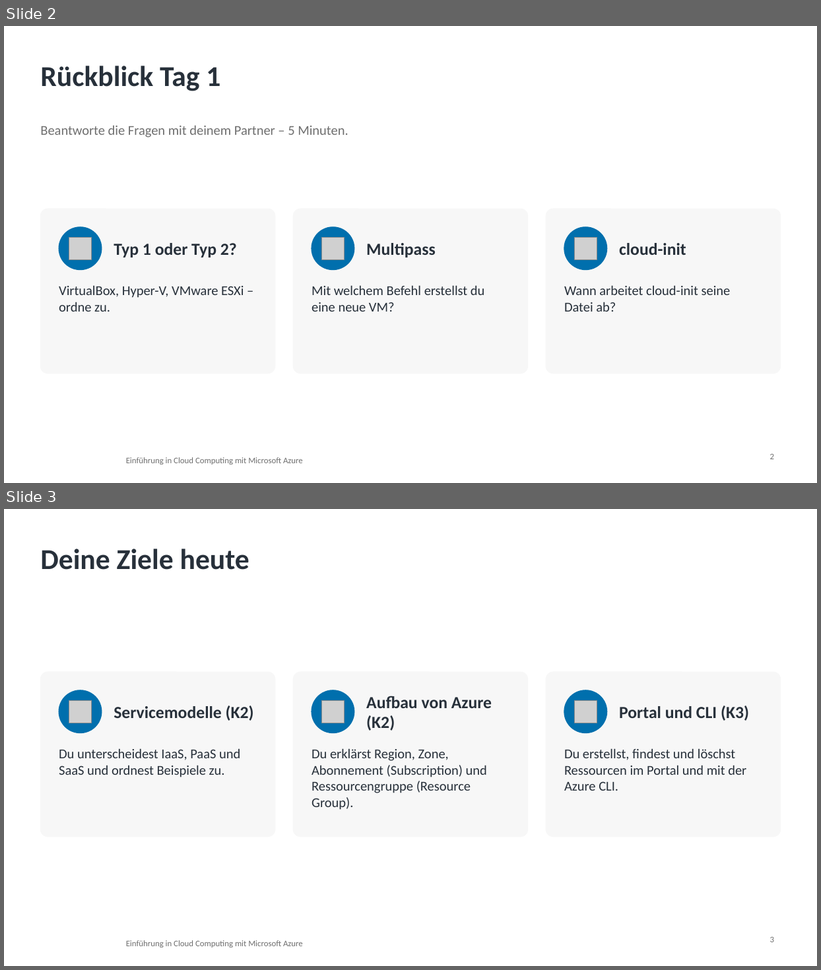
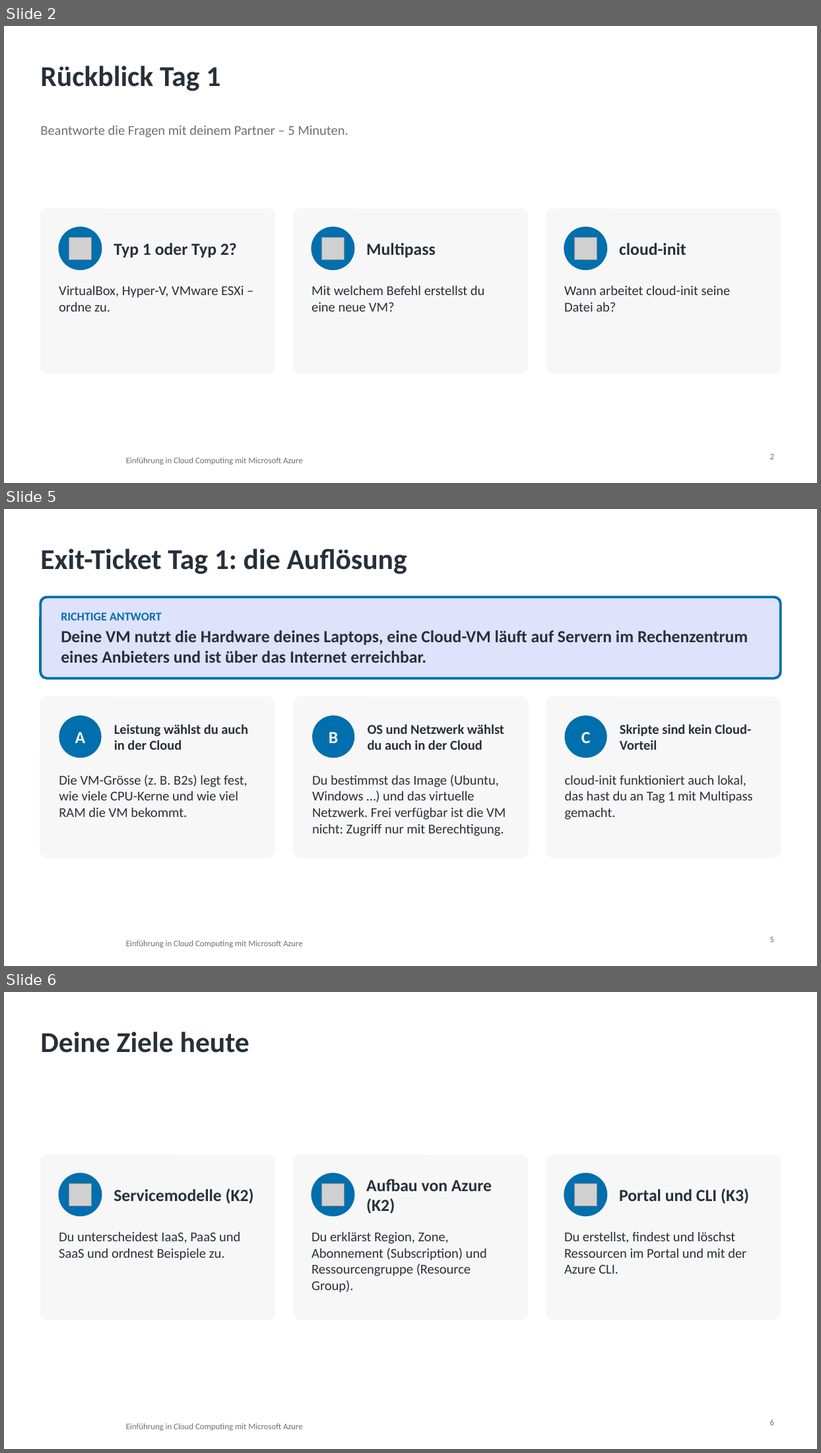
Before and after one commit to pat-teacher/azure-basics-training, a slide deck: praesentationen/tag-2-azure-grundlagen.pptx. Shown one above the other, each under a label of ours: slides 2 and 3 before the commit, slides 2, 5 and 6 after it; the slides between them are not shown. The pictures are 821x970 and 821x1453 pixels, drawn with LibreOffice and Linux fonts; fonts in the diff are those of the drawing; grey boxes stand for pictures; background and template pictures are left out. Boxes give left, top, right and bottom in pixels: in the first picture for what was removed or moved away, otherwise in the second. Text is boxed around its words. In the diff, an @@ line names an element or a change of style, - is before the commit and + after.

```diff
--- a/praesentationen/tag-2-azure-grundlagen.pptx
+++ b/praesentationen/tag-2-azure-grundlagen.pptx
@@ slide 5 added at [4,509,817,966], background #FFFFFF; not listed: 1 template element that a slide beside it also shows @@
@@ title added at [40,549,407,574], 34 pt, text #27303A, bold @@
+Exit-Ticket Tag 1: die Auflösung
@@ rounded rectangle added at [40,597,781,678], fill #DEE2FB, outline #006FAD 3 pt, 20 pt, text #27303A, bold @@
+RICHTIGE ANTWORT
+Deine VM nutzt die Hardware deines Laptops, eine Cloud-VM läuft auf Servern im Rechenzentrum eines Anbieters und ist über das Internet erreichbar.
@@ rounded rectangle added at [40,697,275,858], fill #F7F7F7, outline #F7F7F7 1 pt @@
@@ rounded rectangle added at [294,697,529,858], fill #F7F7F7, outline #F7F7F7 1 pt @@
@@ rounded rectangle added at [547,697,781,858], fill #F7F7F7, outline #F7F7F7 1 pt @@
@@ ellipse added at [59,716,101,758], fill #006FAD, 20 pt, text #FFFFFF, bold @@
+A
@@ text added at [114,724,248,750], 16 pt, text #27303A, bold @@
+Leistung wählst du auch in der Cloud
@@ ellipse added at [313,716,354,758], fill #006FAD, 20 pt, text #FFFFFF, bold @@
+B
@@ text added at [368,724,504,750], 16 pt, text #27303A, bold @@
+OS und Netzwerk wählst du auch in der Cloud
@@ ellipse added at [564,716,607,758], fill #006FAD, 20 pt, text #FFFFFF, bold @@
+C
@@ text added at [620,724,751,750], 16 pt, text #27303A, bold @@
+Skripte sind kein Cloud-Vorteil
@@ text added at [59,775,248,817], 16 pt, text #27303A @@
+Die VM-Grösse (z. B. B2s) legt fest, wie viele CPU-Kerne und wie viel RAM die VM bekommt.
@@ text added at [312,775,506,836], 16 pt, text #27303A @@
+Du bestimmst das Image (Ubuntu, Windows …) und das virtuelle Netzwerk. Frei verfügbar ist die VM nicht: Zugriff nur mit Berechtigung.
@@ text added at [565,775,753,820], 16 pt, text #27303A @@
+cloud-init funktioniert auch lokal, das hast du an Tag 1 mit Multipass gemacht.
@@ page number added at [770,937,774,943], 10 pt, text #6F6F6F @@
+5
@@ what was slide 3 is now slide 6 @@
@@ page number at [770,1420,774,1426]: text changed @@
-3
+6
```
Also in this commit, not shown: 2 slides changed, 2 other slides added, 3 other files.
